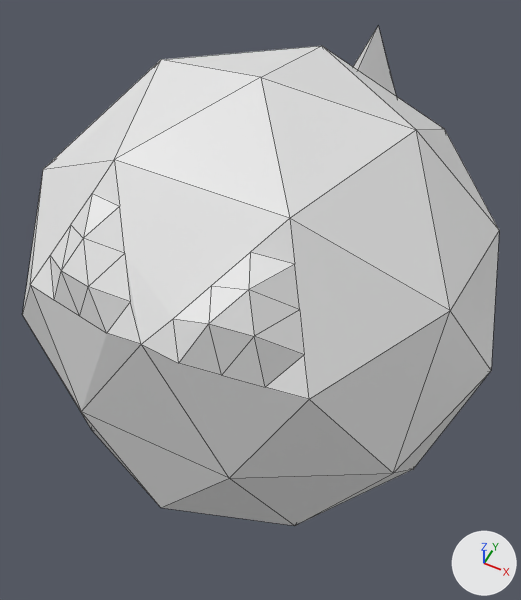
What one commit did to the Blender file Models/blend/blowfish.blend.
Rendered twice from a 50 mm camera at (0.95, -1.87, 2.32) aimed at (0.02, -0.02, 0.0). Lighting does not change. The marker at lower right points along +X, +Y and +Z. Mesh edges are drawn as thin lines.

Before the edit, the objects in view are built like this:
```python
me_icosphere_002 = bpy.data.meshes.new('Icosphere.002')
me_icosphere_002.from_pydata(...)  # 72 vertices, 120 faces; spans x -0.95..0.95, y -0.91..1.43, z -1.0..1.0
ob_icosphere = bpy.data.objects.new('Icosphere', me_icosphere_002)
ob_icosphere.location = (0.0, 0.017, 0.044)
ob_icosphere.rotation_euler = (0.0, 0.0, 0.313)  # degrees (0, 0, 18)
```
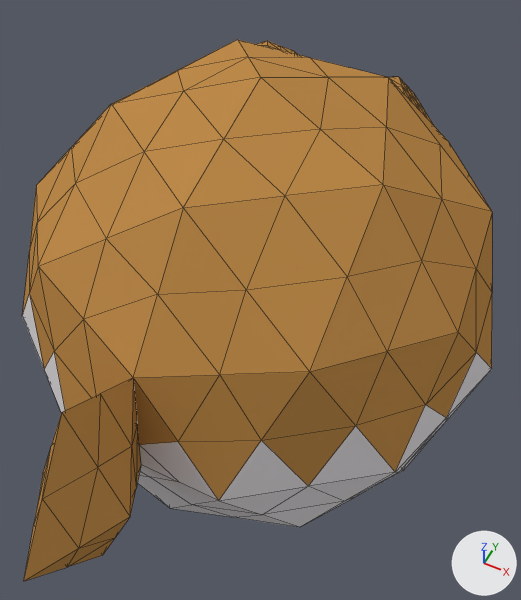
Pixel boxes (x1, y1, x2, y2) of what changed, in the pictures (521 x 600 px):
'Icosphere', reshaped, turned
    before: (22, 26, 499, 526)
    after: (22, 40, 492, 581)
part 1 of me_icosphere_002, added
    after: (22, 40, 492, 581)

The change, as a list of edits to the scene's bpy script:
```text
Add mat_material_003:
    mat_material_003 = diffuse_material('Material.003')
    mat_material_003.base_color = (0.0, 0.0, 0.0)  # black #000000
Add mat_material_004:
    mat_material_004 = diffuse_material('Material.004')
    mat_material_004.base_color = (1.0, 1.0, 1.0)  # white #ffffff
Add mat_material_002:
    mat_material_002 = diffuse_material('Material.002')
    mat_material_002.base_color = (0.748, 0.717, 0.74)  # light grey #e0dcdf
Add mat_material_001:
    mat_material_001 = diffuse_material('Material.001')
    mat_material_001.base_color = (0.507, 0.254, 0.069)  # orange #bd8a4a
Change me_icosphere_002:
    used by ob_icosphere; location = (0.0, 0.017, 0.044); rotation_euler = (0.0, 0.0, 0.313), in degrees (0, 0, 18)
    remove me_icosphere_002.from_pydata(...)  # 72 vertices, 120 faces; spans x -0.95..0.95, y -0.91..1.43, z -1.0..1.0
    add me_icosphere_002.from_pydata(...)  # 282 vertices, 465 faces; spans x -0.95..0.95, y -0.91..1.43, z -1.0..1.0
    me_icosphere_002 part 1: 210 vertices added at x -0.95..0.95, y -0.88..1.32, z -0.93..0.93
    add me_icosphere_002.materials.append(mat_material_001)  # orange #bd8a4a
    add me_icosphere_002.materials.append(mat_material_002)  # light grey #e0dcdf
    add me_icosphere_002.materials.append(mat_material_003)  # black #000000
    add me_icosphere_002.materials.append(mat_material_004)  # white #ffffff
Change ob_icosphere:
    ob_icosphere.rotation_euler: (0.0, 0.0, 0.313) -> (0.0, 0.0, -2.82)  # degrees (0, 0, 18) -> degrees (0, 0, -162)
```
